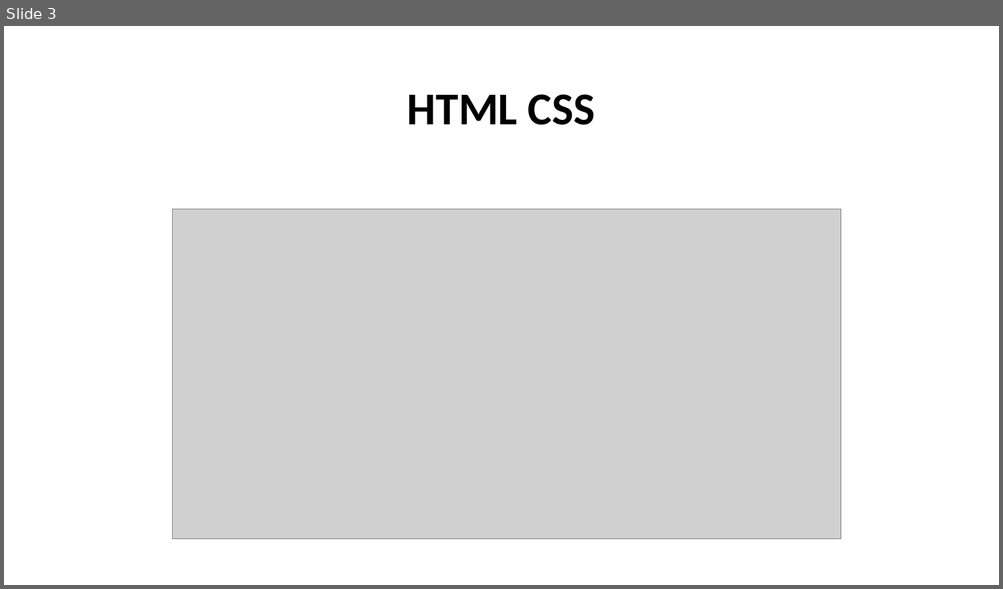
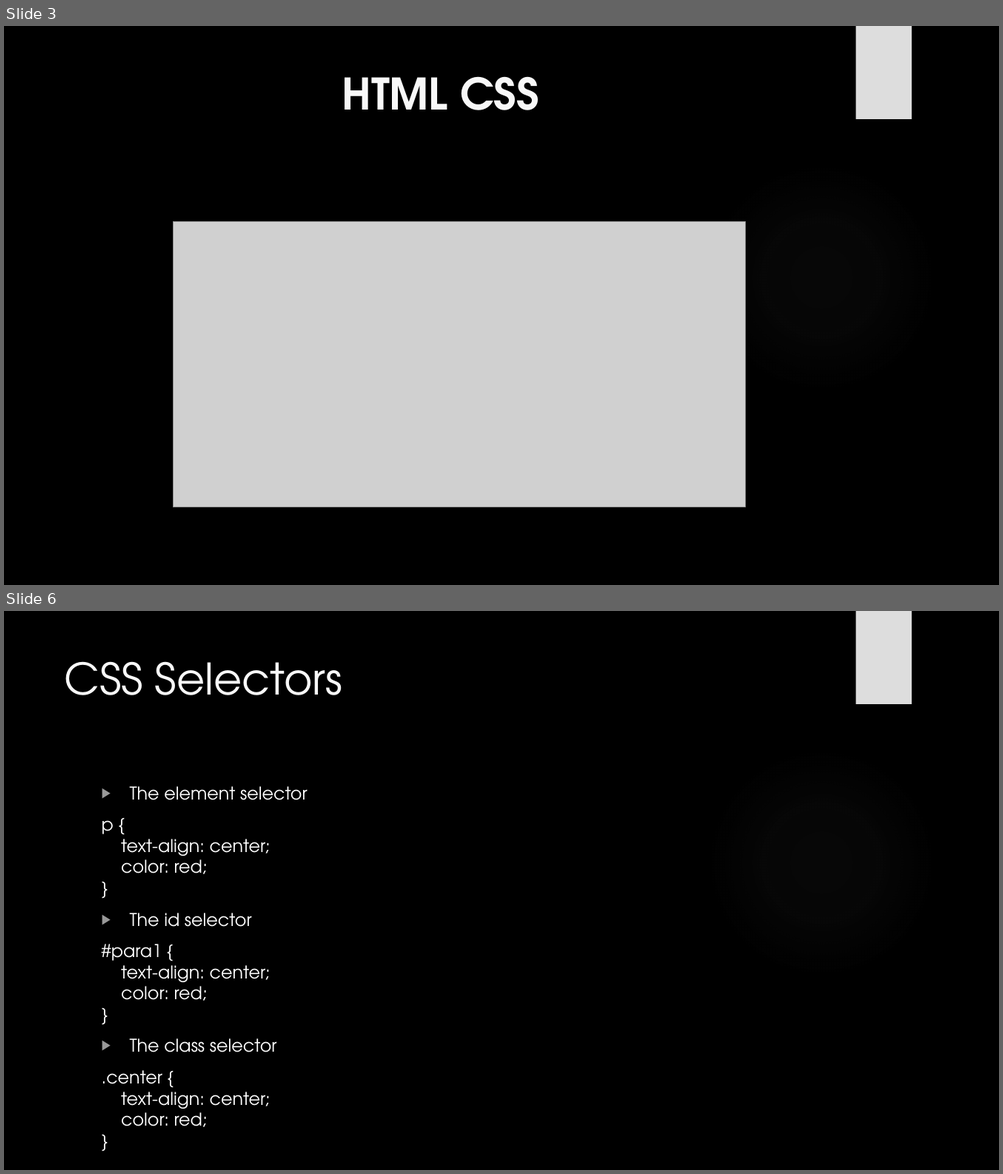
Before and after one commit to lytes20/Andela-LevelUp, a slide deck: CSS LevelUp.pptx. Shown one above the other, each under a label of ours: slide 3 before the commit, slides 3 and 6 after it; the slides between them are not shown. The pictures are 1003x589 and 1003x1174 pixels, drawn with LibreOffice and Linux fonts; fonts in the diff are those of the drawing; grey boxes stand for pictures; background and template pictures are left out. Boxes give left, top, right and bottom in pixels: in the first picture for what was removed or moved away, otherwise in the second. Text is boxed around its words. In the diff, an @@ line names an element or a change of style, - is before the commit and + after.

```diff
--- a/CSS LevelUp.pptx
+++ b/CSS LevelUp.pptx
@@ slide 6 added at [4, 611, 999, 1170], background picture (left out); not listed: 2 template elements that a slide beside it also shows @@
@@ title added at [64, 661, 343, 695], 42 pt, text #F8F8F8 @@
+CSS Selectors
@@ text added at [102, 786, 307, 1128], 17 pt, text #FFFFFF @@
+▶ The element selector
+p {
+text-align: center;
+color: red;
+}
+▶ The id selector
+#para1 {
+text-align: center;
+color: red;
+}
+▶ The class selector
+.center {
+text-align: center;
+color: red;
+}
@@ slide 3 changed as well @@
@@ background #FFFFFF to picture (left out) @@
@@ rectangle added at [855, 26, 911, 119], fill #DDDDDD @@
@@ title "HTML CSS": place and size @@
-title "HTML CSS" at [407, 94, 595, 125]
+title "HTML CSS" at [341, 76, 539, 110]
@@ title "HTML CSS" at [341, 76, 539, 110]: size 44 to 42 pt, font Calibri to TeX Gyre Adventor, text colour #000000 to #F8F8F8; line spacing 0.9 to 1; vertical alignment middle to top @@
@@ ellipse added at [706, 163, 936, 392], fill gradient #666666 @@
@@ picture: place and size @@
-picture at [173, 210, 841, 540]
+picture at [173, 221, 745, 507]
```
Also in this commit, not shown: 2 other slides changed, 11 other slides added, 6 other files.
